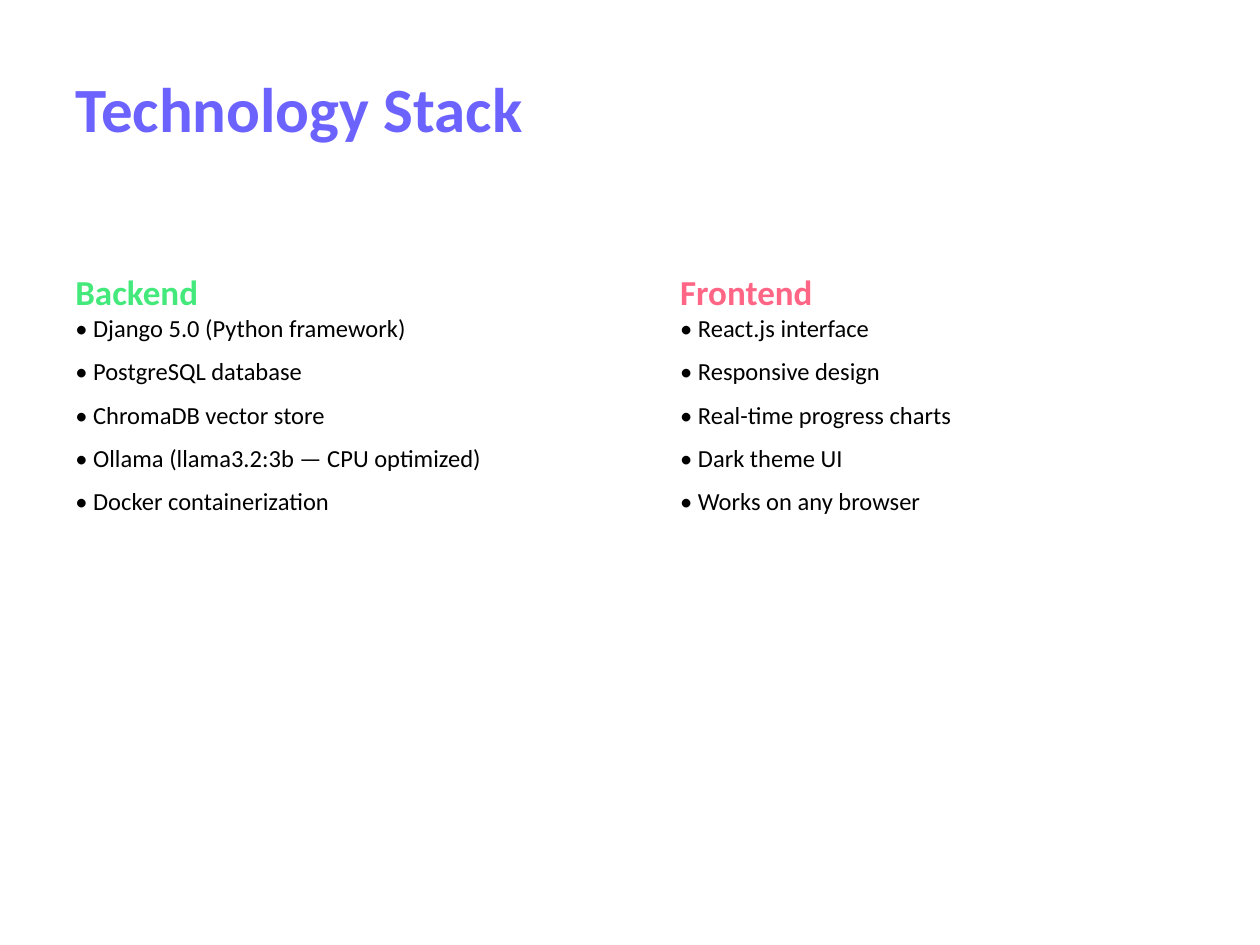
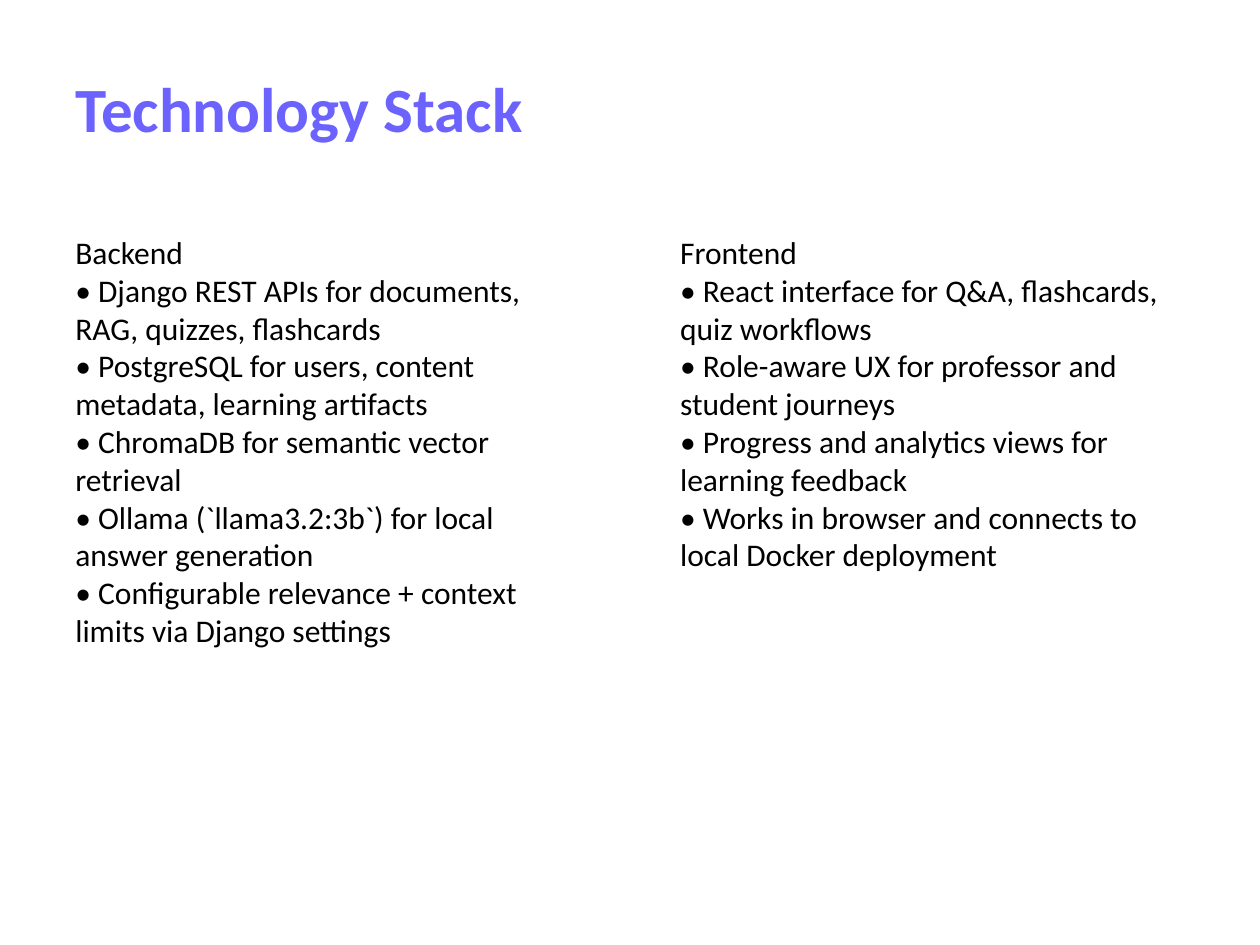
Before and after one commit to Garima040106/uniwise-ai, a slide deck: slide 9 of Uniwise_AI_Presentation.pptx. Drawn at 1260x945 pixels with LibreOffice and Linux fonts; fonts in the diff are those of the drawing. Boxes give left, top, right and bottom in pixels: in the first picture for what was removed or moved away, otherwise in the second. Text is boxed around its words. In the diff, an @@ line names an element or a change of style, - is before the commit and + after.

Commit message:
Improve pitch deck and remove PPT generation script

```diff
--- a/Uniwise_AI_Presentation.pptx
+++ b/Uniwise_AI_Presentation.pptx
@@ text at <box>75,242,183,265</box>: size 20 to 18 pt, text colour #43E97B to #000000, bold off in "Backend" @@
@@ text at <box>680,242,797,265</box>: size 20 to 18 pt, text colour #FF6584 to #000000, bold off in "Frontend" @@
@@ text at <box>75,280,520,648</box>: text changed; size 14 to 18 pt @@
-• Django 5.0 (Python framework)
-• PostgreSQL database
-• ChromaDB vector store
-• Ollama (llama3.2:3b — CPU optimized)
-• Docker containerization
+• Django REST APIs for documents, RAG, quizzes, flashcards
+• PostgreSQL for users, content metadata, learning artifacts
+• ChromaDB for semantic vector retrieval
+• Ollama (`llama3.2:3b`) for local answer generation
+• Configurable relevance + context limits via Django settings
@@ text at <box>680,280,1157,571</box>: text changed; size 14 to 18 pt @@
-• React.js interface
-• Responsive design
-• Real-time progress charts
-• Dark theme UI
-• Works on any browser
+• React interface for Q&A, flashcards, quiz workflows
+• Role-aware UX for professor and student journeys
+• Progress and analytics views for learning feedback
+• Works in browser and connects to local Docker deployment
```
Also in this commit, not shown: 6 other slides changed, 3 slides added, 3 slides removed, 1 other file.
